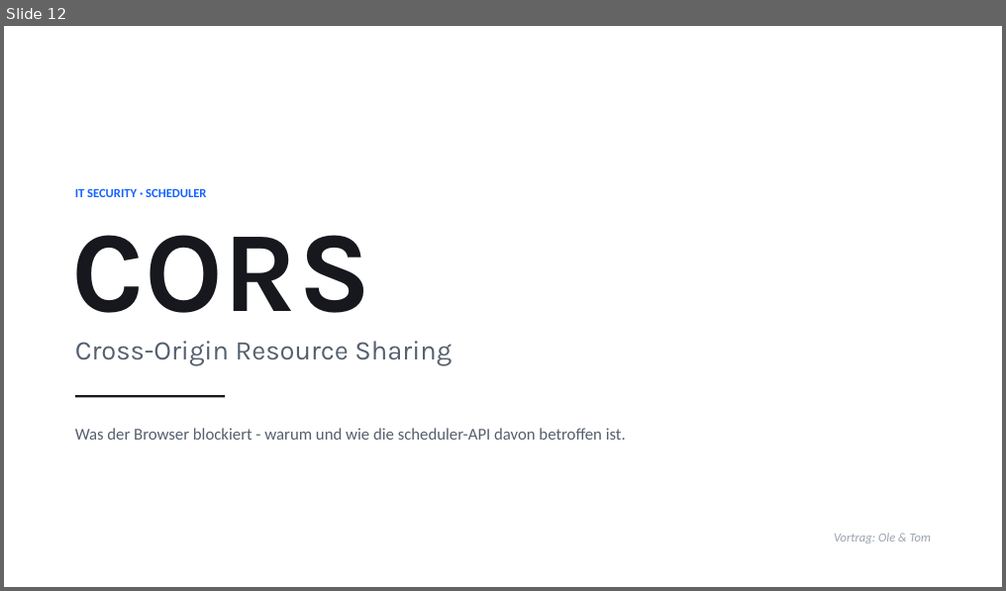
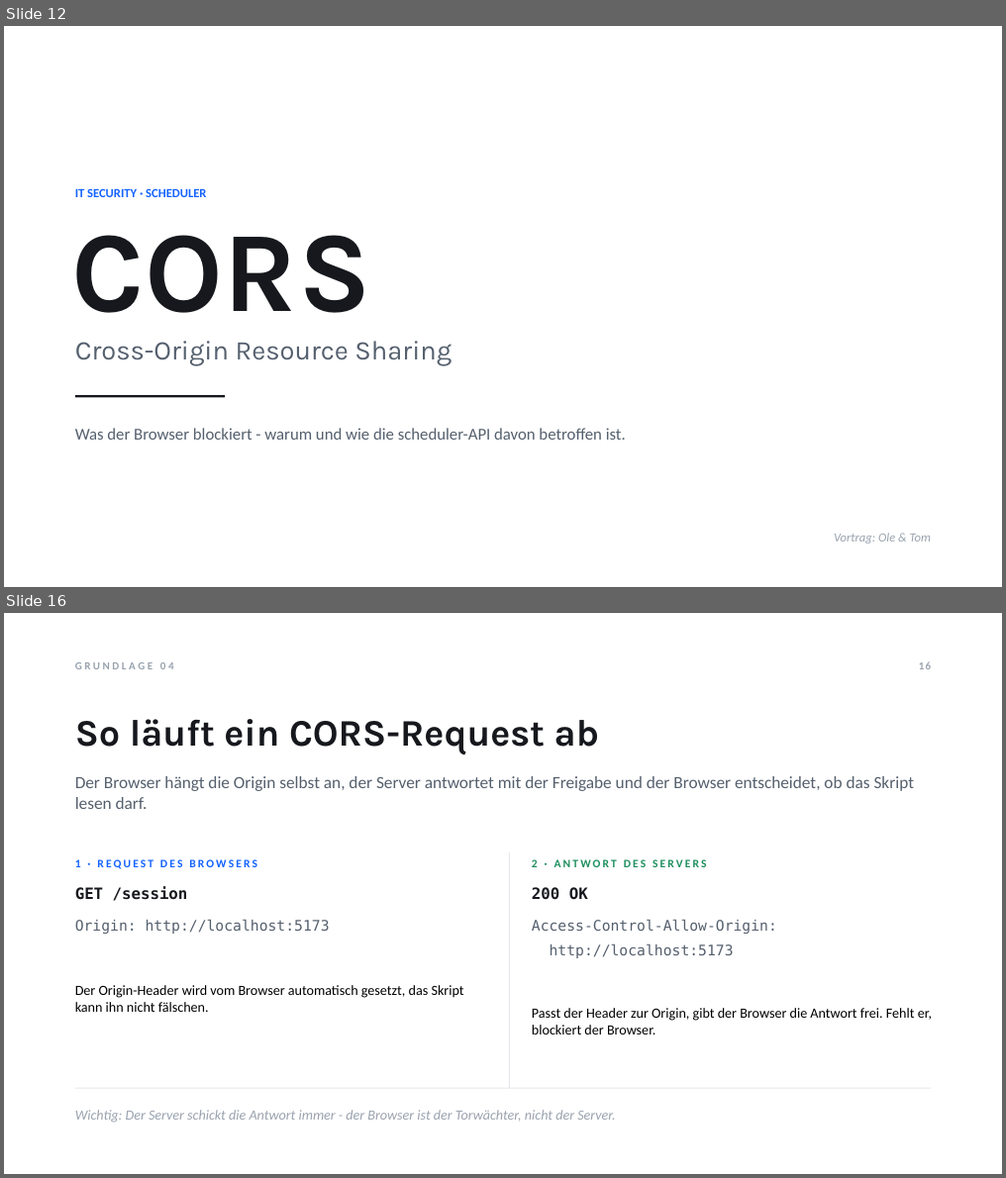
Before and after one commit to Tom-N-M/its-xss_and_cors, a slide deck: XSS-CORS-Praesentation.pptx. Shown one above the other, each under a label of ours: slide 12 before the commit, slides 12 and 16 after it; the slides between them are not shown. The pictures are 1006x591 and 1006x1178 pixels, drawn with LibreOffice and Linux fonts; fonts in the diff are those of the drawing. Boxes give left, top, right and bottom in pixels: in the first picture for what was removed or moved away, otherwise in the second. Text is boxed around its words. In the diff, an @@ line names an element or a change of style, - is before the commit and + after.

```diff
--- a/XSS-CORS-Praesentation.pptx
+++ b/XSS-CORS-Praesentation.pptx
@@ slide 16 added at box(4, 613, 1002, 1174), background #FFFFFF @@
@@ text added at box(75, 663, 174, 669), 10.5 pt, text #9AA3AF, bold @@
+GRUNDLAGE 04
@@ page number added at box(919, 662, 931, 669), 10.5 pt, text #9AA3AF, bold @@
+16
@@ text added at box(75, 719, 599, 755), 36 pt, text #16181D, bold @@
+So läuft ein CORS-Request ab
@@ text added at box(75, 776, 915, 809), 16.5 pt, text #55606E @@
+Der Browser hängt die Origin selbst an, der Server antwortet mit der Freigabe und der Browser entscheidet, ob das Skript lesen darf.
@@ text added at box(75, 860, 257, 869), 11 pt, text #1463FF, bold @@
+1 · REQUEST DES BROWSERS
@@ line added from (509, 853) to (509, 1088), #E4E7EC 1 pt @@
@@ text added at box(532, 860, 707, 867), 11 pt, text #1E8F5E, bold @@
+2 · ANTWORT DES SERVERS
@@ text added at box(75, 886, 188, 901), 15 pt, text #16181D, bold @@
+GET /session
@@ text added at box(532, 887, 588, 900), 15 pt, text #16181D, bold @@
+200 OK
@@ text added at box(75, 919, 330, 934), 14 pt, text #55606E @@
+Origin: http://localhost:5173
@@ text added at box(532, 919, 777, 934), 14 pt, text #55606E @@
+Access-Control-Allow-Origin:
@@ text added at box(549, 944, 734, 959), 14 pt, text #55606E @@
+http://localhost:5173
@@ text added at box(75, 985, 464, 1012), 13.5 pt, text #000000 @@
+Der Origin-Header wird vom Browser automatisch gesetzt, das Skript kann ihn nicht fälschen.
@@ text added at box(532, 1008, 932, 1035), 13.5 pt, text #000000 @@
+Passt der Header zur Origin, gibt der Browser die Antwort frei. Fehlt er, blockiert der Browser.
@@ line added from (75, 1088) to (931, 1088), #E4E7EC 1 pt @@
@@ text added at box(75, 1110, 615, 1123), 13.5 pt, text #9AA3AF, italic @@
+Wichtig: Der Server schickt die Antwort immer - der Browser ist der Torwächter, nicht der Server.
```
Also in this commit, not shown: 3 slides changed, 4 other slides added, 2 slides removed, 1 other file.
